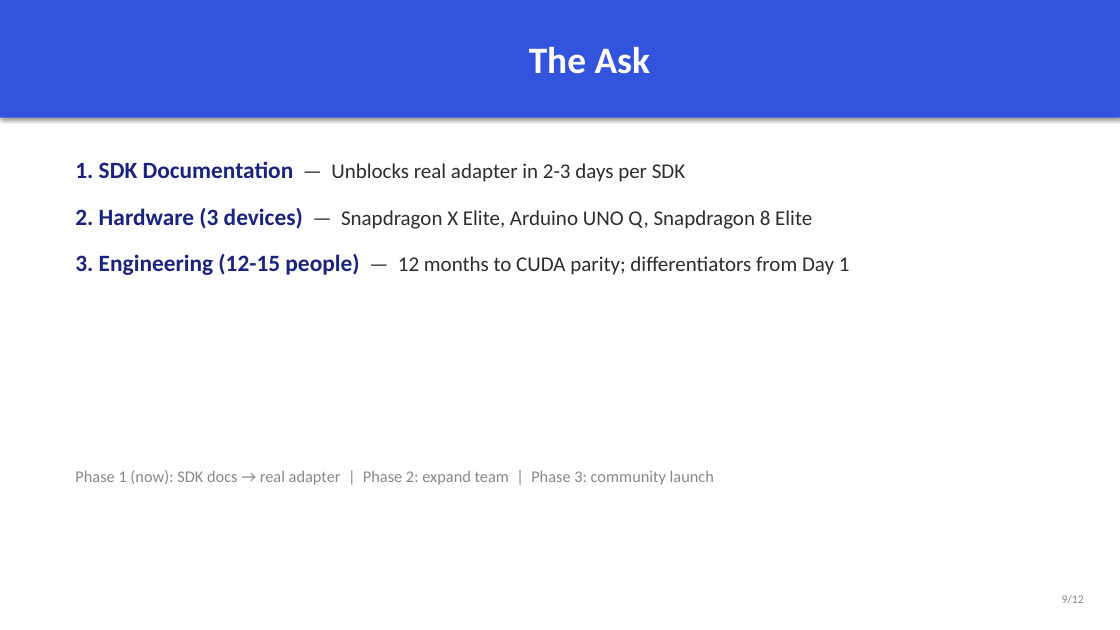
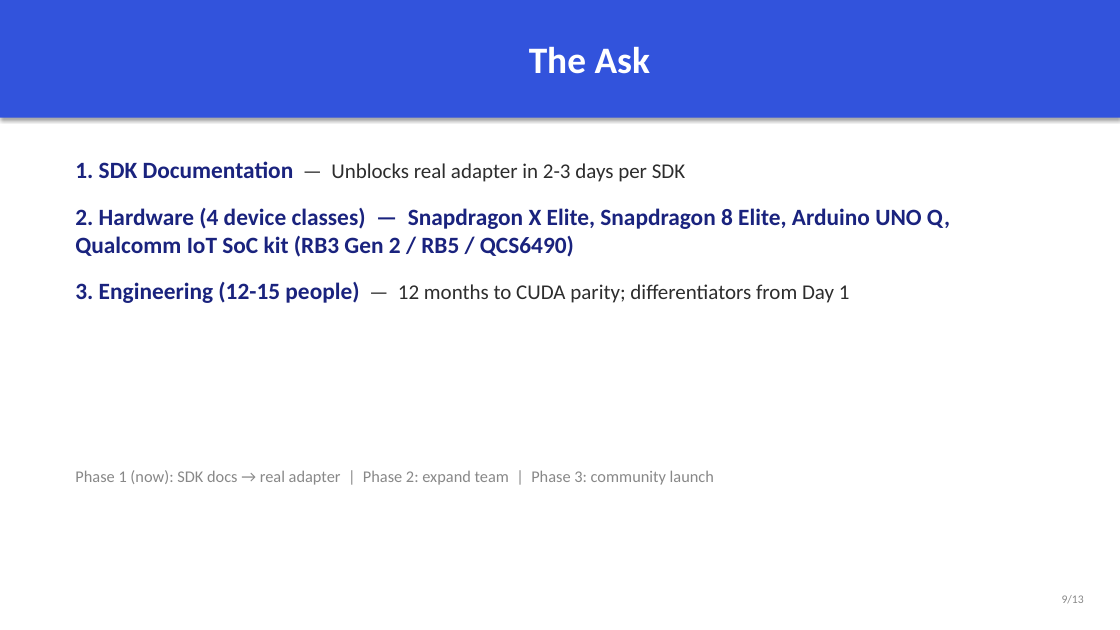
Before and after one commit to pkr465/QUAD, a slide deck: slide 9 of docs/QUAD_Executive_Pitch.pptx. Drawn at 1120x630 pixels with LibreOffice and Linux fonts; fonts in the diff are those of the drawing. Boxes give left, top, right and bottom in pixels: in the first picture for what was removed or moved away, otherwise in the second. Text is boxed around its words. In the diff, an @@ line names an element or a change of style, - is before the commit and + after.

```diff
--- a/docs/QUAD_Executive_Pitch.pptx
+++ b/docs/QUAD_Executive_Pitch.pptx
@@ text at (75,208,950,257): text changed; size 18 to 20 pt; text colour #2D2D2D to #1A237E; bold on @@
-2. Hardware (3 devices) — Snapdragon X Elite, Arduino UNO Q, Snapdragon 8 Elite
+2. Hardware (4 device classes) — Snapdragon X Elite, Snapdragon 8 Elite, Arduino UNO Q, Qualcomm IoT SoC kit (RB3 Gen 2 / RB5 / QCS6490)
```
Also in this commit, not shown: 9 other slides changed, 1 slide added, 14 other files.
